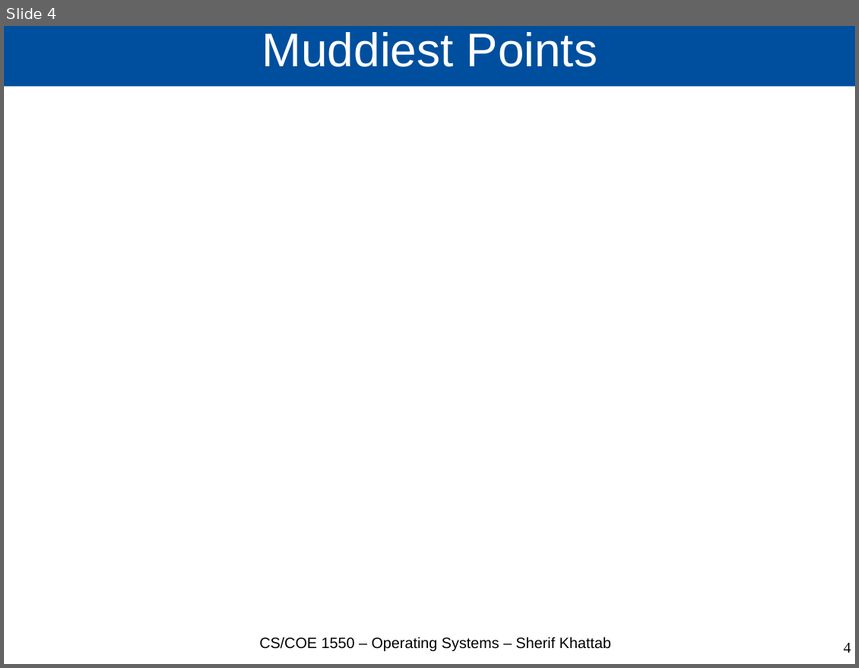
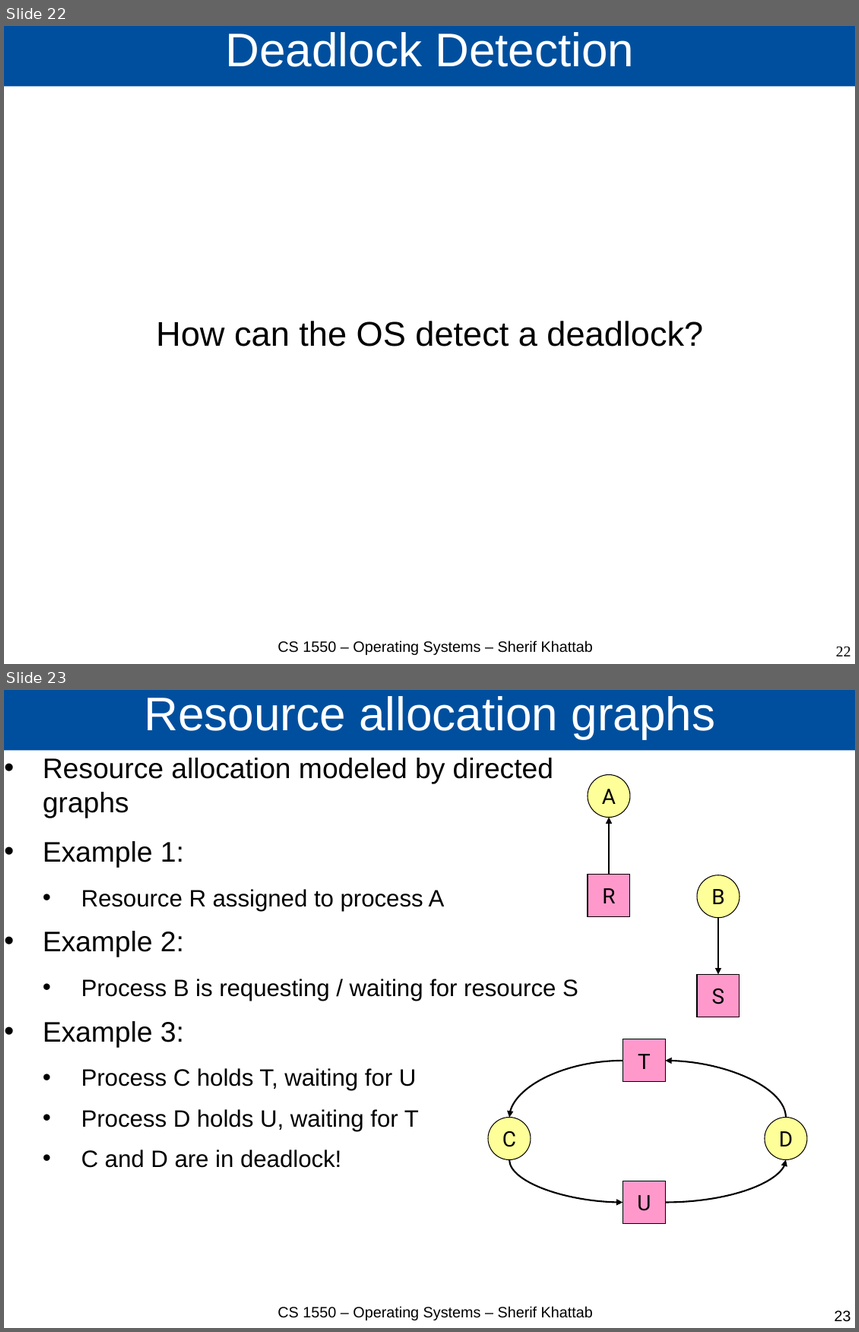
Before and after one commit to cs1550-2244/cs1550-code-handouts, a slide deck: DraftSlides/Lecture8.pptx. Shown one above the other, each under a label of ours: slide 4 before the commit, slides 22 and 23 after it. The pictures are 859x668 and 859x1332 pixels, drawn with LibreOffice and Linux fonts; fonts in the diff are those of the drawing. Boxes give left, top, right and bottom in pixels: in the first picture for what was removed or moved away, otherwise in the second. Text is boxed around its words. In the diff, an @@ line names an element or a change of style, - is before the commit and + after.

```diff
--- a/DraftSlides/Lecture8.pptx
+++ b/DraftSlides/Lecture8.pptx
@@ slide 23 added at (4, 690, 855, 1328), background #FFFFFF @@
@@ title added at (4, 690, 855, 751), fill #004F9E, 44 pt, text #FFFFFF @@
+Resource allocation graphs
@@ text added at (43, 758, 579, 1168), 22.1 pt, text #000000 @@
+• Resource allocation modeled by directed graphs
+• Example 1:
+  • Resource R assigned to process A
+• Example 2:
+  • Process B is requesting / waiting for resource S
+• Example 3:
+  • Process C holds T, waiting for U
+  • Process D holds U, waiting for T
+  • C and D are in deadlock!
@@ ellipse added at (588, 775, 630, 818), fill #FFFF99, outline #000000 0.75 pt, 19.8 pt, text #000000 @@
+A
@@ arrow added from (610, 874) to (610, 818), #000000 1.5 pt @@
@@ rectangle added at (588, 874, 630, 916), fill #FF99CC, outline #000000 0.75 pt, 19.8 pt, text #000000 @@
+R
@@ ellipse added at (698, 875, 740, 918), fill #FFFF99, outline #000000 0.75 pt, 19.8 pt, text #000000 @@
+B
@@ arrow added from (718, 918) to (718, 975), #000000 1.5 pt @@
@@ rectangle added at (698, 975, 740, 1018), fill #FF99CC, outline #000000 0.75 pt, 19.8 pt, text #000000 @@
+S
@@ rectangle added at (623, 1040, 666, 1082), fill #FF99CC, outline #000000 0.75 pt, 19.8 pt, text #000000 @@
+T
@@ curved arrow added from (623, 1061) to (510, 1118), #000000 1.5 pt @@
@@ curved arrow added from (787, 1118) to (666, 1061), #000000 1.5 pt @@
@@ ellipse added at (488, 1118, 531, 1160), fill #FFFF99, outline #000000 0.75 pt, 19.8 pt, text #000000 @@
+C
@@ ellipse added at (765, 1118, 807, 1160), fill #FFFF99, outline #000000 0.75 pt, 19.8 pt, text #000000 @@
+D
@@ curved arrow added from (510, 1160) to (623, 1203), #000000 1.5 pt @@
@@ curved arrow added from (666, 1203) to (787, 1160), #000000 1.5 pt @@
@@ rectangle added at (623, 1181, 666, 1224), fill #FF99CC, outline #000000 0.75 pt, 19.8 pt, text #000000 @@
+U
@@ text added at (278, 1306, 593, 1321), 14 pt, text #000000 @@
+CS 1550 – Operating Systems – Sherif Khattab
@@ page number added at (835, 1311, 851, 1322), 14 pt, text #000000 @@
+23
@@ what was slide 4 is now slide 22 @@
@@ slide 22 changed as well @@
@@ title at (225, 32, 634, 67): text changed @@
-Muddiest Points
+Deadlock Detection
@@ text added at (156, 321, 703, 347), 32 pt, text #000000 @@
+How can the OS detect a deadlock?
@@ text at (278, 641, 593, 655): text changed @@
-CS/COE 1550 – Operating Systems – Sherif Khattab
+CS 1550 – Operating Systems – Sherif Khattab
@@ page number at (836, 647, 851, 657): text changed @@
-4
+22
```
Also in this commit, not shown: 13 other slides changed, 11 other slides added, 3 other files.
